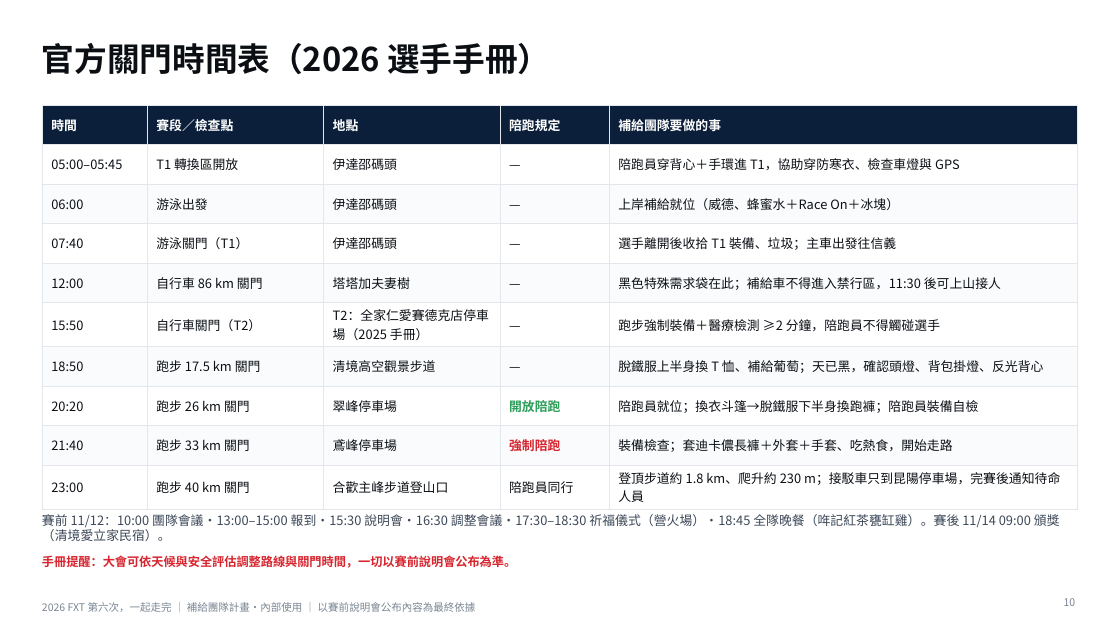
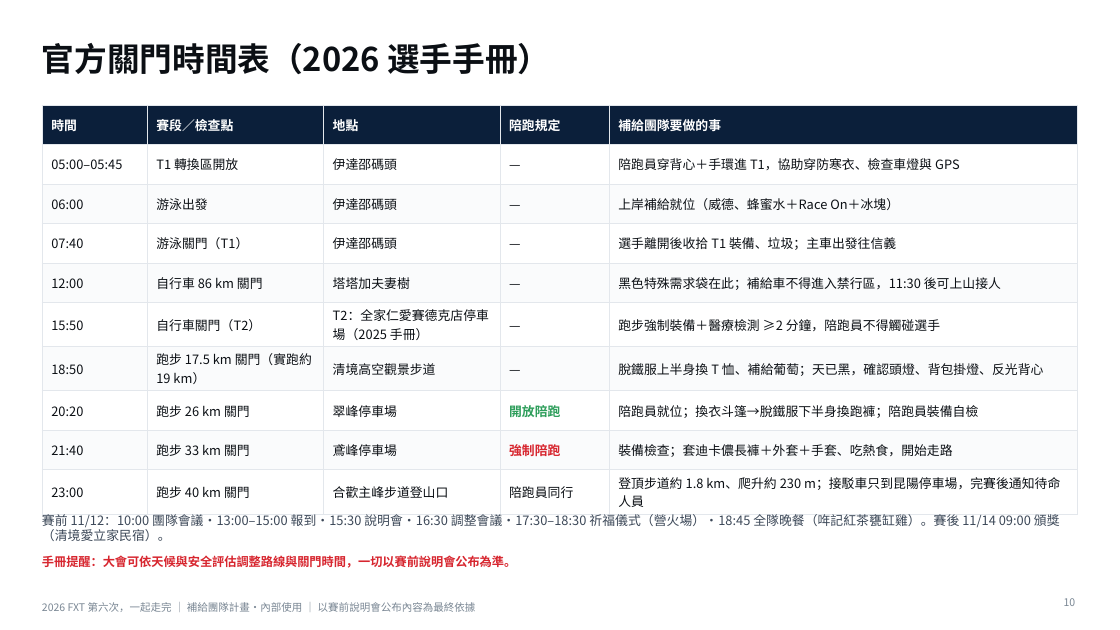
Before and after one commit to powermovebboy-sys/Race-site, a slide deck: slide 10 of deck/2026_FXT_第六次一起走完.pptx. Drawn at 1120x630 pixels with LibreOffice and Linux fonts; fonts in the diff are those of the drawing. Boxes give left, top, right and bottom in pixels: in the first picture for what was removed or moved away, otherwise in the second. Text is boxed around its words. In the diff, an @@ line names an element or a change of style, - is before the commit and + after.

```diff
--- a/deck/2026_FXT_第六次一起走完.pptx
+++ b/deck/2026_FXT_第六次一起走完.pptx
@@ table at [42,105,1078,511] @@
-row 7, column 2: 跑步 17.5 km 關門
+row 7, column 2: 跑步 17.5 km 關門（實跑約 19 km）
```
Also in this commit, not shown: 3 other slides changed, 8 other files.
